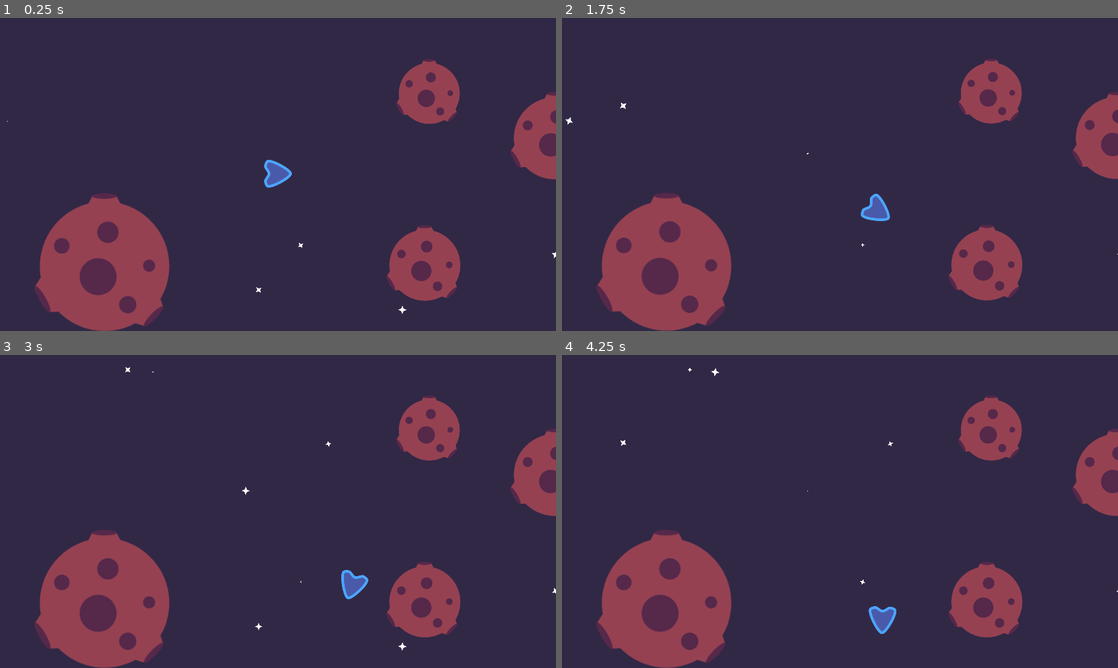
Above: before the commit, frames 1-4 (two rows, left to right).
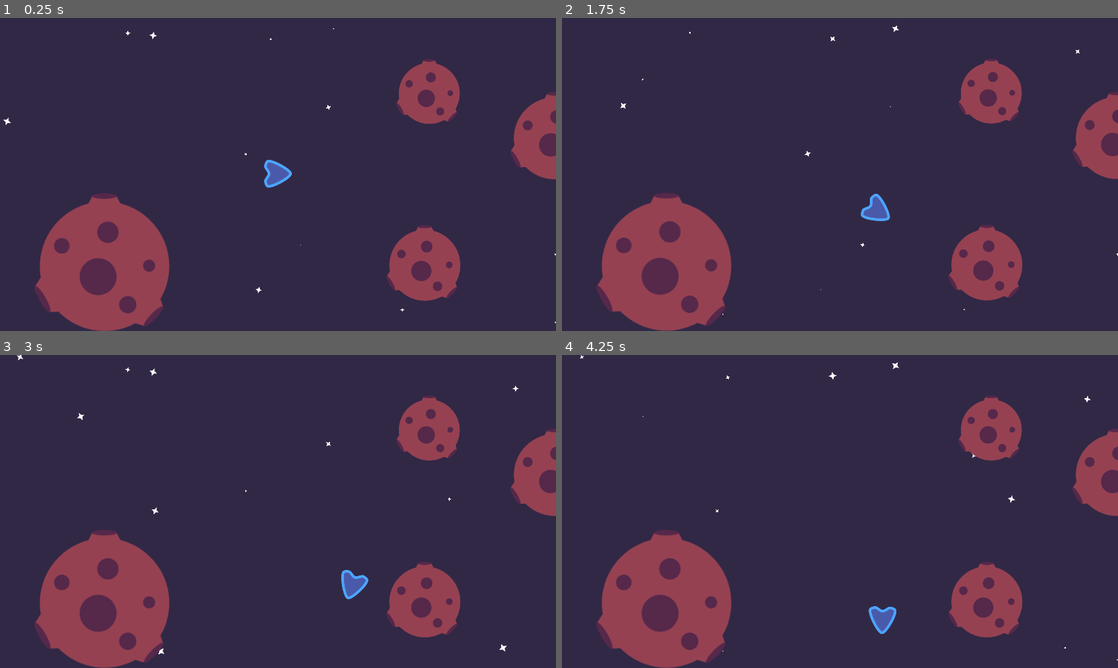
Above: after the commit, the same moments.

Repository: gdquest-demos/godot-mini-tuts-demos
Game: Godot game, scene res://AnchorCameraDemo.tscn
The game is run twice, just before and just after one commit, with the same random seed, the same clock (stepped at 60 frames per second) and the same inputs.
Inputs:
- Up to frame 1 (0.25 s): no input
- Up to frame 2 (1.75 s): hold D (right) 0.53-1.28 s; hold Space (move) 0.53-1.28 s; hold A (left) from 1.28 s (still down); tap Space (move) at 1.35 s
- Up to frame 3 (3 s): release A (left) at 2.03 s; hold Space (move) 2.03-2.78 s; hold D (right) from 2.03 s (still down); tap Space (move) at 2.85 s
- Up to frame 4 (4.25 s): release D (right) at 3.53 s; hold A (left) from 3.53 s (still down); hold Space (move) from 3.53 s (still down)

The runs differ from the first frame. In frame 1, less than 0.1% of the frame differs, in the area x 0-100%, y 3-98%; in frame 2, less than 0.1%; in frame 3, 0.2%, in the area x 3-100%, y 0-96%; in frame 4, 0.1%.

Commit message:
Version using anchor and zoom

Diff:
--- a/2d/anchor-camera/Actors/Anchor.gd
+++ b/2d/anchor-camera/Actors/Anchor.gd
@@ -1,7 +1,9 @@
 class_name Anchor
 extends Area2D
+
+export var zoom_level := 1.0
 
 
 func _on_Anchor_body_entered(body: Node) -> void:
 	if body is Player:
-		EVENTS.emit_signal("player_entered", self.global_position)
+		EVENTS.emit_signal("player_entered", self.global_position, self.zoom_level)
--- a/2d/anchor-camera/Actors/AnchorCamera2D.gd
+++ b/2d/anchor-camera/Actors/AnchorCamera2D.gd
@@ -4,6 +4,7 @@
 export var anchor_duration := 0.5
 
 var _anchor_pos := Vector2.ZERO setget _set_anchor_pos
+var _zoom_level := 1.0 setget _set_zoom_level
 
 onready var tween: Tween = $Tween
 
@@ -26,5 +27,19 @@
 	tween.start()
 
 
-func _on_player_entered(new_anchor_position: Vector2) -> void:
+func _set_zoom_level(new_zoom: float) -> void:
+	_zoom_level = new_zoom
+	tween.interpolate_property(
+		self,
+		"zoom",
+		zoom,
+		Vector2(_zoom_level, _zoom_level),
+		anchor_duration,
+		tween.TRANS_SINE,
+		tween.EASE_OUT
+	)
+	tween.start()
+
+func _on_player_entered(new_anchor_position: Vector2, new_zoom_level: float) -> void:
 	_set_anchor_pos(new_anchor_position)
+	_set_zoom_level(new_zoom_level)
--- a/2d/anchor-camera/AnchorCameraDemo.tscn
+++ b/2d/anchor-camera/AnchorCameraDemo.tscn
@@ -10,6 +10,7 @@
 
 [node name="StarField" parent="." instance=ExtResource( 3 )]
 position = Vector2( 960, 540 )
+amount = 60
 
 [node name="AnchorCamera" parent="." instance=ExtResource( 5 )]
 
@@ -21,13 +22,12 @@
 position = Vector2( 0, 3.94177 )
 
 [node name="Anchor2" parent="Anchors" instance=ExtResource( 6 )]
-position = Vector2( 1883.88, -0.27739 )
+position = Vector2( 2878.87, 497.217 )
+scale = Vector2( 2, 2 )
+zoom_level = 2.0
 
 [node name="Anchor3" parent="Anchors" instance=ExtResource( 6 )]
 position = Vector2( 0, 1002.71 )
-
-[node name="Anchor4" parent="Anchors" instance=ExtResource( 6 )]
-position = Vector2( 1883.88, 1006.53 )
 
 [node name="Obstacles" type="Node" parent="."]
 
@@ -35,11 +35,19 @@
 position = Vector2( 522.013, -277.762 )
 
 [node name="Obstacle2" parent="Obstacles" instance=ExtResource( 2 )]
-position = Vector2( 1940.74, 521.363 )
+position = Vector2( 2261.59, 528.573 )
 scale = Vector2( 1.37922, 1.37922 )
 
 [node name="Obstacle3" parent="Obstacles" instance=ExtResource( 2 )]
 position = Vector2( 1219.47, -374.206 )
+scale = Vector2( 0.658088, 0.658088 )
+
+[node name="Obstacle26" parent="Obstacles" instance=ExtResource( 2 )]
+position = Vector2( 4356.11, 658.354 )
+scale = Vector2( 1.37922, 1.37922 )
+
+[node name="Obstacle25" parent="Obstacles" instance=ExtResource( 2 )]
+position = Vector2( 2939.07, -56.9632 )
 scale = Vector2( 0.658088, 0.658088 )
 
 [node name="Obstacle4" parent="Obstacles" instance=ExtResource( 2 )]
@@ -47,7 +55,7 @@
 scale = Vector2( 2.12399, 2.12399 )
 
 [node name="Obstacle5" parent="Obstacles" instance=ExtResource( 2 )]
-position = Vector2( 2010.11, 3.94177 )
+position = Vector2( 2417.48, -89.7891 )
 scale = Vector2( 1.11608, 1.11608 )
 
 [node name="Obstacle9" parent="Obstacles" instance=ExtResource( 2 )]
@@ -58,16 +66,35 @@
 position = Vector2( 955.285, -123.034 )
 scale = Vector2( 1.34434, 1.34434 )
 
+[node name="Obstacle24" parent="Obstacles" instance=ExtResource( 2 )]
+position = Vector2( 3729.71, 321.185 )
+scale = Vector2( 1.11608, 1.11608 )
+
+[node name="Obstacle23" parent="Obstacles" instance=ExtResource( 2 )]
+position = Vector2( 3524.03, -45.3722 )
+scale = Vector2( 0.931936, 0.931936 )
+
+[node name="Obstacle22" parent="Obstacles" instance=ExtResource( 2 )]
+position = Vector2( 3482.41, 897.19 )
+scale = Vector2( 1.34434, 1.34434 )
+
 [node name="Obstacle7" parent="Obstacles" instance=ExtResource( 2 )]
 position = Vector2( 506.611, 315.073 )
 scale = Vector2( 1.16435, 1.16435 )
 
 [node name="Obstacle19" parent="Obstacles" instance=ExtResource( 2 )]
-position = Vector2( 2674.5, -267.14 )
+position = Vector2( 3395.51, -422.156 )
 scale = Vector2( 1.16435, 1.16435 )
 
 [node name="Obstacle8" parent="Obstacles" instance=ExtResource( 2 )]
 position = Vector2( 1361.79, 315.201 )
+
+[node name="Obstacle21" parent="Obstacles" instance=ExtResource( 2 )]
+position = Vector2( 4203.03, 1286.63 )
+scale = Vector2( 1.16435, 1.16435 )
+
+[node name="Obstacle20" parent="Obstacles" instance=ExtResource( 2 )]
+position = Vector2( 4343.15, -207.529 )
 
 [node name="Obstacle18" parent="Obstacles" instance=ExtResource( 2 )]
 position = Vector2( 1186.42, 1006.53 )
